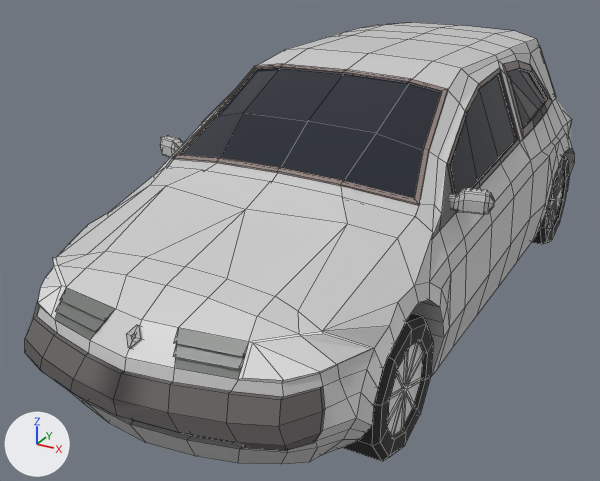
The FBX model Assets/Model/CarMegane.fbx: old version first, new version second.
The view is the same before and after, from a camera (50 mm lens) standing at (2.74, -6.07, 3.4) and looking at (-0.34, -0.47, 0.6). Every picture has the same lights, and +X, +Y and +Z are marked at lower left. The first picture is the older version. Mesh edges are drawn as thin lines. Where no turn or scale is listed for an object, it has been applied to the vertices.

In view in the first picture: 'Macchina'.
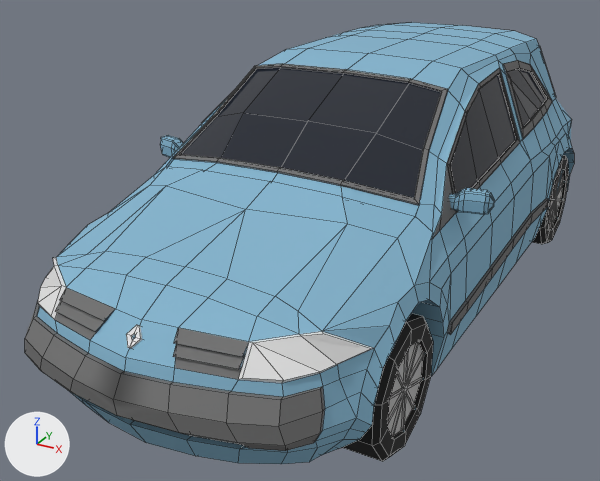
Pixel boxes [x1, y1, x2, y2] of what changed, in the pictures (600 x 481 px):
part 1 of me_cube_051, built on
    both: [432, 157, 553, 375]
part 2 of me_cube_051, surface changed (grey to blue)
    both: [25, 22, 574, 464]
part 3 of me_cube_051, recoloured (grey to blue)
    both: [37, 22, 574, 464]
part 4 of me_cube_051, recoloured
    both: [25, 155, 569, 451]

What the commit changed:
Picture 'Palette_Blue.png' (img_palette_blue_png) is new.
Material 'LowPolyMaterial' (mat_lowpolymaterial) is new.
Its texture is img_palette_blue_png.
Its roughness is 0.883.
me_cube_051 is used by ob_macchina; location (0.0, 0.0, 0.0).
me_cube_051 had 1574 vertices, 1535 faces and spanned x -1.41..1.37, y -3.17..3.02, z 0.0..2.1.
me_cube_051 now has 1600 vertices, 1558 faces and spans x -1.41..1.37, y -3.17..3.02, z 0.0..2.1.
Part 1, on me_cube_051:
6 vertices are removed from x 1.25..1.28, y -1.27..1.24, z 0.59..0.69.
16 faces are deleted.
32 vertices are added at x 1.24..1.3, y -1.31..1.27, z 0.54..0.74.
39 new faces join them, mat_lowpolymaterial (picture img_palette_blue_png).
me_cube_051 part 2: 1519 kept faces spanning x -1.41..1.37, y -3.17..3.02, z 0.0..2.1 get new texture (UV) coordinates.
me_cube_051 part 3: 1166 faces spanning x -1.41..1.37, y -3.17..3.02, z 0.15..2.1 switch from mat_metallic_002 (picture img_imphenziapalette01_png) to mat_lowpolymaterial (picture img_palette_blue_png).
me_cube_051 part 4: 301 faces spanning x -1.29..1.27, y -3.17..3.02, z 0.0..0.93 switch from mat_nonmetallic_002 (picture img_imphenziapalette01_png) to mat_lowpolymaterial (picture img_palette_blue_png).
me_cube_051 no longer uses material mat_luminescent_001 (white #e7e7e7).
